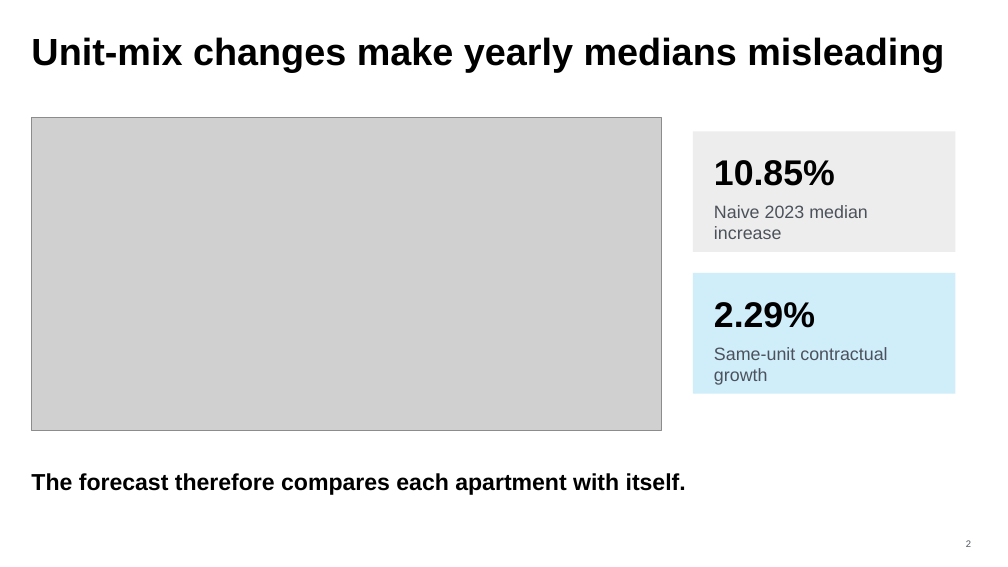
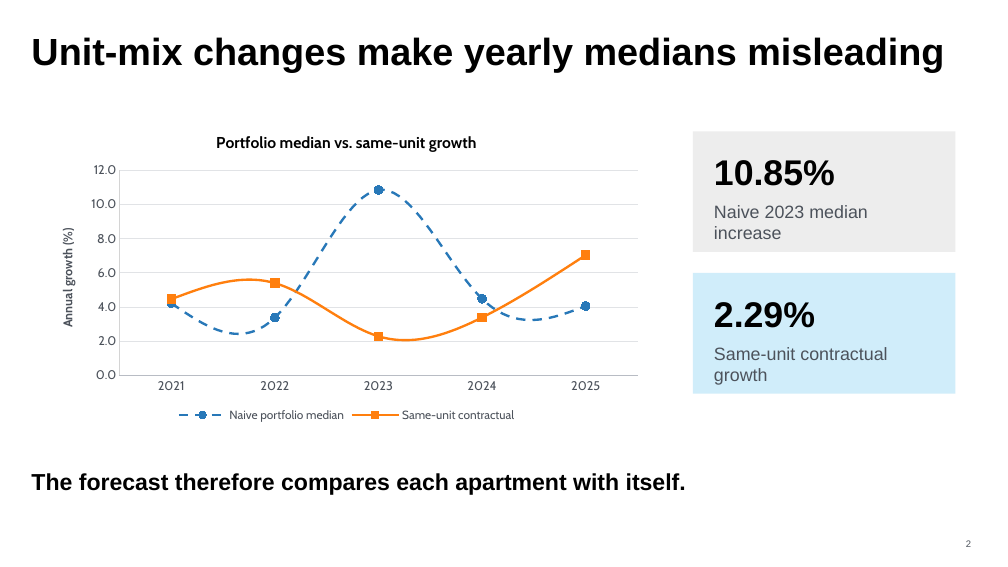
Before and after one commit to serafii/CodeML2026, a slide deck: slide 2 of Collection_Equinoxe_2026_Forecast.pptx. Drawn at 1008x567 pixels with LibreOffice and Linux fonts; fonts in the diff are those of the drawing; grey boxes stand for pictures. Boxes give left, top, right and bottom in pixels: in the first picture for what was removed or moved away, otherwise in the second. Text is boxed around its words. In the diff, an @@ line names an element or a change of style, - is before the commit and + after.

```diff
--- a/Collection_Equinoxe_2026_Forecast.pptx
+++ b/Collection_Equinoxe_2026_Forecast.pptx
@@ picture removed at (32, 118, 662, 431) @@
@@ line chart added at (43, 118, 650, 425) @@
+title "Portfolio median vs. same-unit growth"
+categories: 2021, 2022, 2023, 2024, 2025
+Naive portfolio median: 4.2, 3.4, 10.8, 4.5, 4.1
+Same-unit contractual: 4.5, 5.4, 2.3, 3.4, 7
```
Also in this commit, not shown: 3 other slides changed, 2 slides added, 1 slide removed.
